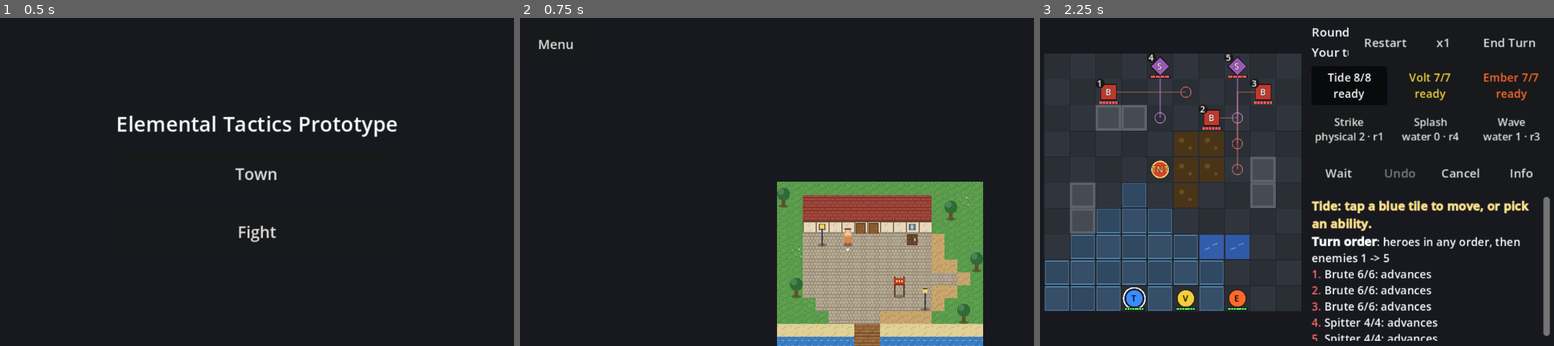
Above: before the commit, frames 1-3 (left to right).
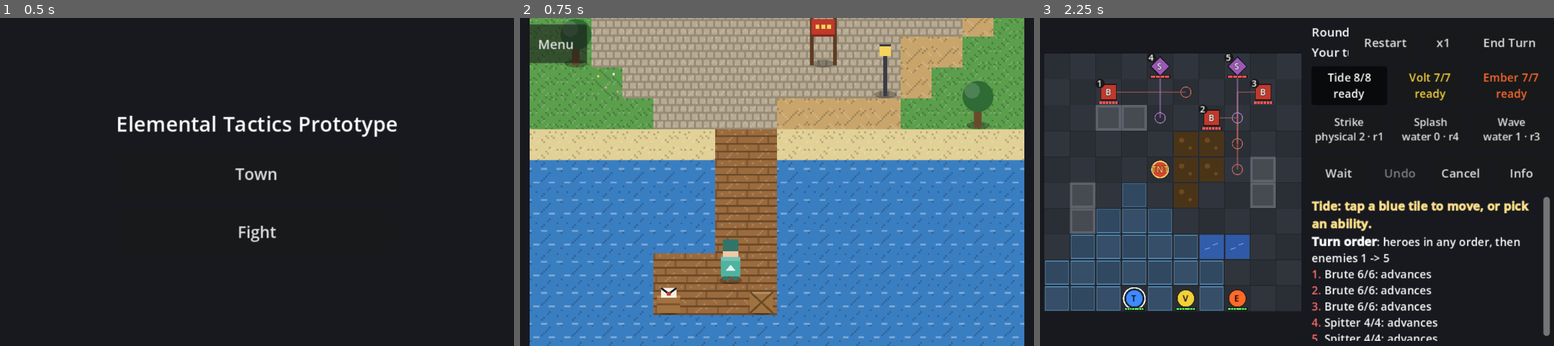
Above: after the commit, the same moments.

Repository: MaxxieDivine/elemental-tactics-prototype
Game: Godot game, scene res://scenes/app.tscn
Two runs of this game, one before a commit and one after it. Both use one fixed random seed, a clock stepped at 60 frames per second and the inputs below.
Inputs:
- Up to frame 1 (0.5 s): no input
- Up to frame 2 (0.75 s): click "Town" at 0.5 s
- Up to frame 3 (2.25 s): click "Menu" at 1.25 s; click "Fight" at 2 s

Frame 1 is identical in both runs. In frame 2, 95% of the frame differs, in the area x 1-99%, y 0-100%; in frame 3, nothing differs.
Error before the commit: Parse Error: Static function "default_button()" not found in base "res://scripts/core/dialogue.gd". (res://scripts/view/dialogue_box.gd:184)

Commit message:
Let dialogue lines set their action button label in data
A line's "button" overrides the defaults in dialogue.json _buttons (Next
on a middle line, Close on the last, Skip while typing). A new test checks
the default font has a glyph for every label, name and line, so no button
shows a missing-glyph box.

Co-Authored-By: Claude Opus 5.5 <noreply@anthropic.com>
Claude-Session: https://claude.ai/code/session_01VxTDCkSV5M7V4Kxueh4sGt

Diff:
--- a/data/dialogue.json
+++ b/data/dialogue.json
@@ -1,5 +1,6 @@
 {
-  "_comment": "Interaction id -> entries. The first entry wh …(167 unchanged characters)…  may set 'portrait' to another asset key.",
+  "_comment": "Interaction id -> entries. The first entry wh …(167 unchanged characters)…  may set 'portrait' to another asset key, and 'button' to the label of its action button (else the _buttons defaults: 'next' on a middle line, 'close' on the last, 'skip' while typing).",
+  "_buttons": { "next": "Next", "close": "Close", "skip": "Skip" },
 
   "innkeeper": [
     {
--- a/scripts/core/dialogue.gd
+++ b/scripts/core/dialogue.gd
@@ -1,10 +1,15 @@
 ## Plays one interaction's dialogue from data/dialogue.json. Picks the first
 ## entry whose flag requirements are met, steps through its lines, and on the
 ## last line applies its effects: set_flags, and an optional fight request.
+## Each line's action-button label comes from data too: the line's own
+## "button", else the "_buttons" defaults ("next" / "close").
 ## Plain data, no Nodes: the dialogue box only shows what this says.
 extends RefCounted
 
 const GameData = preload("res://scripts/core/game_data.gd")
+
+## Used only if data/dialogue.json has no "_buttons" block.
+const DEFAULT_BUTTONS := {"next": "Next", "close": "Close", "skip": "Skip"}
 
 var flags  # StoryFlags
 var interaction_id: String = ""
@@ -20,11 +25,19 @@
 
 
 static func has_interaction(id: String) -> bool:
-	return GameData.get_json("dialogue").has(id)
+	return not id.begins_with("_") and GameData.get_json("dialogue").has(id)
+
+
+## A default button label from data ("next", "close" or "skip").
+static func default_button(kind: String) -> String:
+	var b: Dictionary = GameData.get_json("dialogue").get("_buttons", {})
+	return str(b.get(kind, DEFAULT_BUTTONS.get(kind, kind.capitalize())))
 
 
 ## The entry that would play for this interaction now ({} if none).
 static func select_entry(id: String, story_flags) -> Dictionary:
+	if id.begins_with("_"):
+		return {}
 	for e in GameData.get_json("dialogue").get(id, []):
 		if story_flags.meets(e.get("requires", []), e.get("unless", [])):
 			return e
@@ -48,7 +61,12 @@
 	return true
 
 
-## The current line: {"speaker", "name", "text", "portrait", "color"}.
+func is_last_line() -> bool:
+	return not finished and index >= entry["lines"].size() - 1
+
+
+## The current line: {"speaker", "name", "text", "portrait", "color", "button"}.
+## "button" is the label for the action that ends this line.
 func line() -> Dictionary:
 	if finished:
 		return {}
@@ -61,6 +79,7 @@
 		"text": str(l.get("text", "")),
 		"portrait": str(l.get("portrait", c.get("portrait", ""))),
 		"color": str(c.get("color", "#888888")),
+		"button": str(l.get("button", default_button("close" if is_last_line() else "next"))),
 	}
 
 
--- a/tests/run_tests.gd
+++ b/tests/run_tests.gd
@@ -10,6 +10,7 @@
 	"res://tests/test_assets.gd",
 	"res://tests/test_story.gd",
 	"res://tests/test_town.gd",
+	"res://tests/test_ui_text.gd",
 ]
 
 var passed := 0
--- /dev/null
+++ b/tests/test_ui_text.gd
@@ -0,0 +1,98 @@
+## UI text that comes from data: dialogue button labels, glyph coverage of
+## the default font, and the fight's tile debug text switch.
+extends "res://tests/test_base.gd"
+
+const StoryFlags = preload("res://scripts/core/story_flags.gd")
+const Dialogue = preload("res://scripts/core/dialogue.gd")
+const FightMain = preload("res://scripts/view/main.gd")
+
+
+func _all_lines() -> Array:
+	var out: Array = []
+	var dlg: Dictionary = GameData.get_json("dialogue")
+	for id in dlg:
+		if id.begins_with("_"):
+			continue
+		for e in dlg[id]:
+			out.append_array(e.get("lines", []))
+	return out
+
+
+func test_default_button_labels_come_from_data() -> void:
+	var b: Dictionary = GameData.get_json("dialogue")["_buttons"]
+	eq(Dialogue.default_button("next"), b["next"], "Next label from data")
+	eq(Dialogue.default_button("close"), b["close"], "Close label from data")
+	eq(Dialogue.default_button("skip"), b["skip"], "Skip label from data")
+	eq(b["next"], "Next", "default Next label")
+	eq(b["close"], "Close", "default Close label")
+
+
+func test_lines_use_default_labels_next_then_close() -> void:
+	var d = Dialogue.new(StoryFlags.new())
+	d.start("innkeeper")
+	var n: int = d.entry["lines"].size()
+	check(n >= 2, "innkeeper has several lines")
+	for i in n:
+		var want := Dialogue.default_button("close") if i == n - 1 else Dialogue.default_button("next")
+		eq(d.line()["button"], want, "line %d label" % i)
+		d.advance()
+
+
+func test_line_can_set_its_own_button_label() -> void:
+	# A line's "button" overrides the default, read straight from data.
+	var dlg: Dictionary = GameData.get_json("dialogue")
+	dlg["test_custom"] = [{"lines": [
+		{"speaker": "agador", "text": "One", "button": "Pull lever"},
+		{"speaker": "agador", "text": "Two"},
+	]}]
+	var d = Dialogue.new(StoryFlags.new())
+	d.start("test_custom")
+	eq(d.line()["button"], "Pull lever", "custom label on a middle line")
+	d.advance()
+	eq(d.line()["button"], Dialogue.default_button("close"), "default label on the last line")
+	dlg.erase("test_custom")
+
+
+func test_underscore_keys_are_not_interactions() -> void:
+	check(not Dialogue.has_interaction("_buttons"), "_buttons is settings, not an interaction")
+	check(not Dialogue.new(StoryFlags.new()).start("_buttons"), "cannot start _buttons")
+
+
+func test_font_has_every_glyph_in_ui_text() -> void:
+	# A missing glyph shows as a box (the old broken symbol after "Next").
+	var font: Font = ThemeDB.fallback_font
+	var texts: Array = []
+	for k in ["next", "close", "skip"]:
+		texts.append(Dialogue.default_button(k))
+	for l in _all_lines():
+		texts.append(str(l.get("text", "")))
+		texts.append(str(l.get("button", "")))
+	for c in GameData.get_json("characters").values():
+		texts.append(str(c["name"]))
+	for a in GameData.get_json("abilities").values():
+		texts.append("%s %s · r" % [a["name"], a["element"]])
+	for t in texts:
+		for i in t.length():
+			check(font.has_char(t.unicode_at(i)), "font has '%s' (U+%04X) used in '%s'" % [t[i], t.unicode_at(i), t])
+
+
+func test_tile_debug_text_hidden_by_default() -> void:
+	eq(GameData.setting("debug_tile_text", true), false, "debug_tile_text is off in data")
+	var st = make(["....", "....", "....", "...."], [["tide", 0, 0]], [])
+	eq(FightMain.describe_tile(st, Vector2i(2, 2), false), "", "plain floor shows nothing for players")
+	var w = make(["....", ".w..", "....", "...."], [], [])
+	var s: String = FightMain.describe_tile(w, Vector2i(1, 1), false)
+	check(s.contains("Water") and not s.contains("Tile"), "useful tile info stays, without the raw 'Tile x,y'")
+	var u: String = FightMain.describe_tile(st, Vector2i(0, 0), false)
+	check(u.contains(GameData.hero("tide")["name"]) and not u.contains("Tile"), "unit details stay")
+
+
+func test_tile_debug_text_shown_when_enabled() -> void:
+	var st = make(["....", "....", "....", "...."], [], [])
+	var s: String = FightMain.describe_tile(st, Vector2i(2, 1), true)
+	check(s.contains("Tile 2,1: floor"), "debug shows 'Tile 2,1: floor' (got '%s')" % s)
+	# The switch is read from data, so flipping it in data turns it on.
+	var settings: Dictionary = GameData.get_json("settings")
+	settings["debug_tile_text"] = true
+	check(bool(GameData.setting("debug_tile_text", false)), "setting read from data")
+	settings["debug_tile_text"] = false
